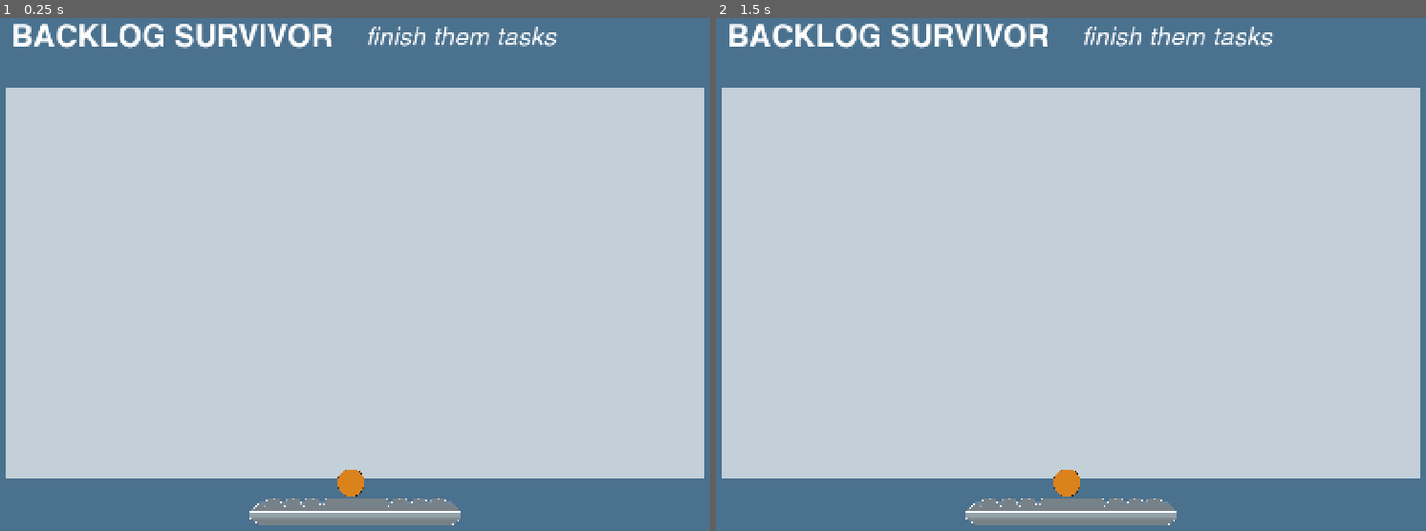
Above: before the commit, frames 1-2 (left to right).
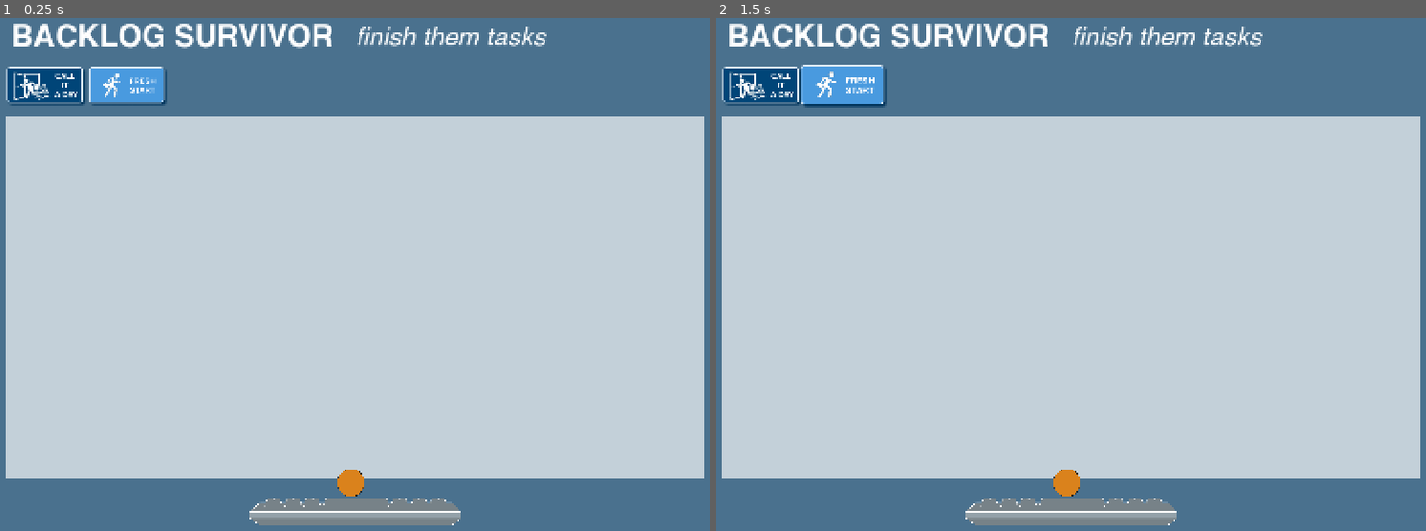
Above: after the commit, the same moments.

Repository: grkovalev/office-game
Game: Godot game, scene res://backlogarkanoid.tscn
The game is run twice, just before and just after one commit, with the same random seed, the same clock (stepped at 60 frames per second) and the same inputs. This scene is started directly instead of the project's main scene.
Inputs (mouse positions are in pixels of both pictures, inside the frame that each line leads up to):
- Up to frame 1 (0.25 s): no input
- Up to frame 2 (1.5 s): click (843, 89) at 0.52 s; click (843, 89) at 1.27 s

The runs differ from the first frame. In frame 1, 7.0% of the frame differs, in the area x 0-100%, y 1-20%; in frame 2, 7.0%.

Commit message:
added restart and exit buttons

Diff:
--- a/backlogarkanoid.tscn
+++ b/backlogarkanoid.tscn
@@ -4,6 +4,8 @@
 [ext_resource type="FontFile" uid="uid://crhysmfg7mn73" path="res://fonts/Helvetica-Oblique.ttf" id="2_2qx1n"]
 [ext_resource type="Texture2D" uid="uid://njex5bdrw0jq" path="res://ui_buttons/backlogarkanoid/ui_backlogarkanoid/keyboard_def.png" id="3_2qx1n"]
 [ext_resource type="Texture2D" uid="uid://ctgf464eioxks" path="res://ui_buttons/backlogarkanoid/ui_backlogarkanoid/ball_img.png" id="4_n0iij"]
+[ext_resource type="Texture2D" uid="uid://c6s7i80ilubn4" path="res://ui_buttons/calendartetris/tetris_ui_atlas.png" id="5_djpl0"]
+[ext_resource type="Script" uid="uid://cthnwkgja4w3y" path="res://animbttn.gd" id="6_n4sgu"]
 
 [sub_resource type="Gradient" id="Gradient_k6kum"]
 colors = PackedColorArray(0.2901961, 0.44313726, 0.5568628, 1, 0.2901961, 0.44313726, 0.5568628, 1)
@@ -22,6 +24,14 @@
 
 [sub_resource type="CircleShape2D" id="CircleShape2D_n0iij"]
 
+[sub_resource type="AtlasTexture" id="AtlasTexture_facmc"]
+atlas = ExtResource("5_djpl0")
+region = Rect2(16, 19, 155, 77)
+
+[sub_resource type="AtlasTexture" id="AtlasTexture_7afv6"]
+atlas = ExtResource("5_djpl0")
+region = Rect2(16, 111, 155, 77)
+
 [node name="main_backlogarkanoid" type="Node2D" unique_id=1372382565]
 
 [node name="bg" type="Node2D" parent="." unique_id=330567833]
@@ -33,7 +43,7 @@
 
 [node name="bg_tiles" type="TextureRect" parent="bg" unique_id=468958868]
 offset_left = 72.0
-offset_top = 192.0
+offset_top = 248.0
 offset_right = 1440.0
 offset_bottom = 960.0
 texture = SubResource("GradientTexture2D_djpl0")
@@ -49,9 +59,9 @@
 vertical_alignment = 1
 
 [node name="subtitle" type="Label" parent="bg" unique_id=1276248157]
-offset_left = 776.0
+offset_left = 756.0
 offset_top = 62.0
-offset_right = 1438.0
+offset_right = 1382.0
 offset_bottom = 131.0
 theme_override_fonts/font = ExtResource("2_2qx1n")
 theme_override_font_sizes/font_size = 50
@@ -100,3 +110,19 @@
 [node name="bricks" type="Node2D" parent="." unique_id=572188888]
 
 [node name="powerups" type="Node2D" parent="." unique_id=1707368126]
+
+[node name="exitbtn" type="TextureButton" parent="." unique_id=1714687720]
+offset_left = 72.0
+offset_top = 152.0
+offset_right = 237.0
+offset_bottom = 242.0
+texture_normal = SubResource("AtlasTexture_facmc")
+script = ExtResource("6_n4sgu")
+
+[node name="restartbtn" type="TextureButton" parent="." unique_id=1384337421]
+offset_left = 232.0
+offset_top = 152.0
+offset_right = 397.0
+offset_bottom = 242.0
+texture_normal = SubResource("AtlasTexture_7afv6")
+script = ExtResource("6_n4sgu")
